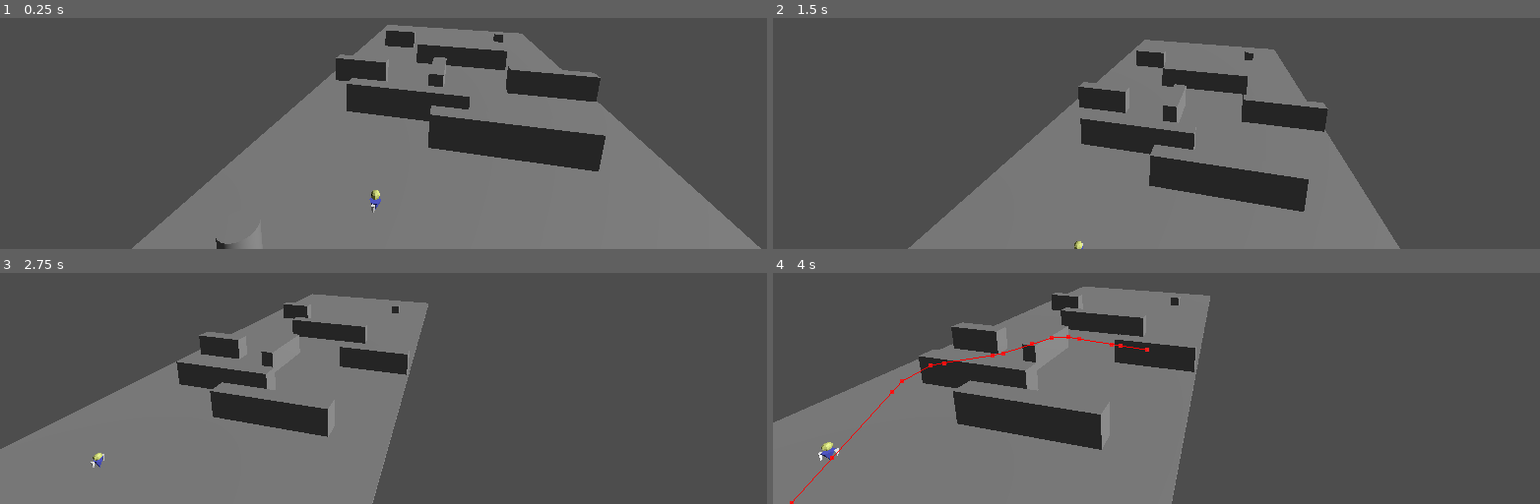
Above: before the commit, frames 1-4 (two rows, left to right).
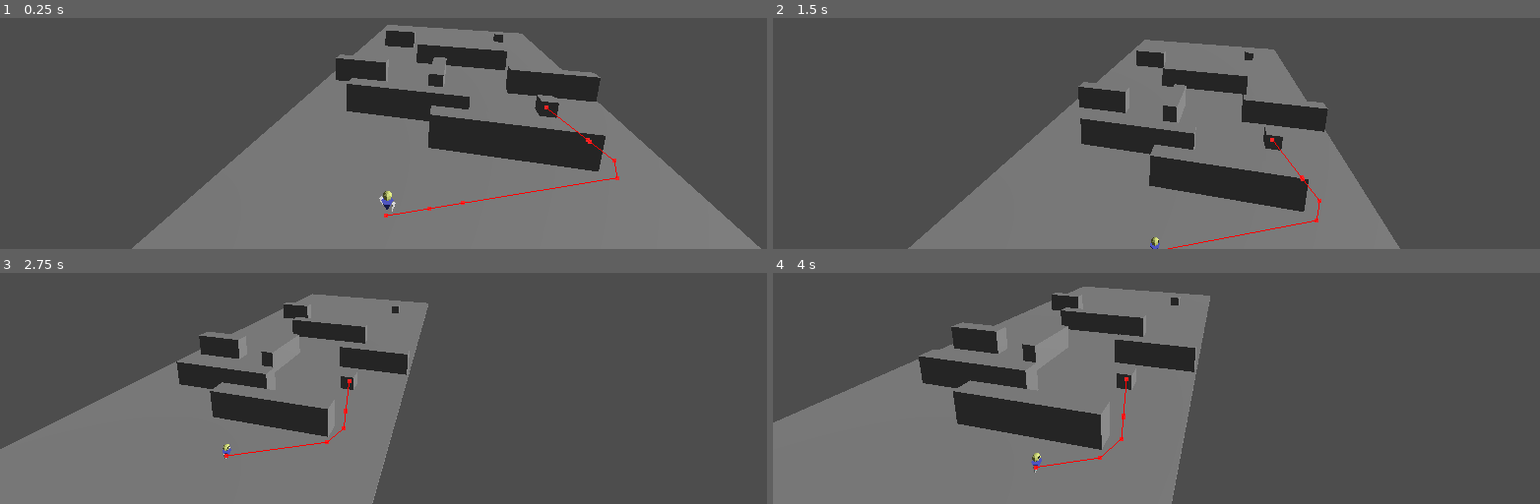
Above: after the commit, the same moments.

Repository: TimurBysky/GOAP-Test
Game: Godot game, scene res://board.tscn
Two runs of this game, one before a commit and one after it. Both use one fixed random seed, a clock stepped at 60 frames per second and the inputs below.
Inputs (mouse positions are in pixels of both pictures, inside the frame that each line leads up to):
- Up to frame 1 (0.25 s): no input
- Up to frame 2 (1.5 s): move the mouse to (outside the picture) at 0.52 s; hold D 0.53-1.28 s; hold E 0.53-1.28 s; click (outside the picture) at 0.67 s; move the mouse to (1010, 50) at 1.27 s; hold S from 1.28 s (still down); tap Q at 1.35 s
- Up to frame 3 (2.75 s): move the mouse to (outside the picture) at 2.02 s; release S at 2.03 s; hold D from 2.03 s (still down); hold Shift from 2.03 s (still down)
- Up to frame 4 (4 s): move the mouse to (1125, 372) at 2.77 s; release D at 2.78 s; release Shift at 2.78 s; hold W 2.78-3.53 s; tap E at 2.85 s; click (1125, 372) at 2.92 s; move the mouse to (1401, 349) at 3.52 s; hold A from 3.53 s (still down); hold Q from 3.53 s (still down)

The runs differ from the first frame. In frame 1, 0.7% of the frame differs, in the area x 28-81%, y 33-100%; in frame 2, 0.4%; in frame 3, 0.3%; in frame 4, 0.7%, in the area x 2-50%, y 26-100%.
Error before the commit: Invalid call. Nonexistent function 'get_clazz' in base 'Nil'. (res://goap/action_planner.gd:24)

Commit message:
Рабочий GOAP!

Diff:
--- a/board.tscn
+++ b/board.tscn
@@ -13,7 +13,7 @@
 polygons = [PackedInt32Array(2, 1, 0), PackedInt32Array(0, 3, 2), PackedInt32Array(2, 3, 4), PackedInt32Array(4, 3, 5), …(1719 unchanged characters)…
 agent_radius = 0.7
 
-[node name="Board" type="Node3D"]
+[node name="Board" type="Node3D" groups=["deliveryPoint"]]
 
 [node name="WorldEnvironment" type="WorldEnvironment" parent="."]
 environment = SubResource("Environment_4mug4")
@@ -75,5 +75,8 @@
 [node name="Box" parent="." groups=["boxes"] instance=ExtResource("4_jqgjh")]
 transform = Transform3D(1, 0, 0, 0, 1, 0, 0, 0, 1, 29.7118, 0.114183, 9.3787)
 
+[node name="Box2" parent="." groups=["boxes"] instance=ExtResource("4_jqgjh")]
+transform = Transform3D(1, 0, 0, 0, 1, 0, 0, 0, 1, 10.3306, 0.114183, 9.3787)
+
 [node name="DeliveryPoint" parent="." groups=["deliveryPoint"] instance=ExtResource("5_vf5bc")]
-transform = Transform3D(1, 0, 0, 0, 1, 0, 0, 0, 1, -3, 1, -2)
+transform = Transform3D(1, 0, 0, 0, 1, 0, 0, 0, 1, -3, 1, 6.33878)
--- a/goap/action_planner.gd
+++ b/goap/action_planner.gd
@@ -22,7 +22,7 @@
 #
 func get_plan(goal: GoapGoal, blackboard = {}) -> Array:
 	print("Goal: %s" % goal.get_clazz())
-	#WorldState.console_message("Goal: %s" % goal.get_clazz())
+	WorldState.console_message("Goal: %s" % goal.get_clazz())
 	var desired_state = goal.get_desired_state().duplicate()
 
 	if desired_state.is_empty():
--- a/goap/actions/get_box.gd
+++ b/goap/actions/get_box.gd
@@ -4,7 +4,10 @@
 
 func get_clazz(): return "GetBoxAction"
 
-func get_predictions()->Dictionary:
+func is_valid():
+	return WorldState.get_elements("boxes").size() > 0
+
+func get_preconditions()->Dictionary:
 	return {}
 
 func get_effects()->Dictionary:
@@ -22,8 +25,8 @@
 	var closest_box = WorldState.get_closest_element("boxes", actor)
 
 	if closest_box:
-		if closest_box.position.distance_to(actor.position) < 10:
+		if actor.has_box:
 			return true
 		else:
-			actor.set_movement_target(closest_box)
+			actor.set_movement_target(closest_box.position)
 	return false
--- a/goap/actions/move_box.gd
+++ b/goap/actions/move_box.gd
@@ -4,8 +4,10 @@
 
 func get_clazz(): return "MoveBoxAction"
 
-func get_predictions()->Dictionary:
-	return {}
+func get_preconditions()->Dictionary:
+	return {
+		"have_box": true
+	}
 
 func get_effects()->Dictionary:
 	return {
@@ -20,8 +22,8 @@
 	var delivery_point = WorldState.get_closest_element("deliveryPoint", actor)
 
 	if delivery_point:
-		if delivery_point.position.distance_to(actor.position) < 10:
+		if actor.isBoxDelivered:
 			return true
 		else:
-			actor.set_movement_target(delivery_point)
+			actor.set_movement_target(delivery_point.position)
 	return false
--- a/goap/goals/deliver_box.gd
+++ b/goap/goals/deliver_box.gd
@@ -5,7 +5,7 @@
 func get_clazz(): return "DeliverBoxGoal"
 
 func is_valid()->bool:
-	return WorldState.get_state("have_box", false)
+	return !WorldState.get_state("box_deliverd", false)
 
 func priority()->int:
 	return 2
--- a/goap/world/world_state.gd
+++ b/goap/world/world_state.gd
@@ -35,6 +35,7 @@
 
 
 func console_message(object):
-	var console = get_tree().get_nodes_in_group("console")[0] as TextEdit
-	console.text += "\n%s" % str(object)
-	console.set_caret_line(console.get_line_count())
+#	var console = get_tree().get_nodes_in_group("console")[0] as TextEdit
+	#console.text += "\n%s" % str(object)
+	#console.set_caret_line(console.get_line_count())
+	return
--- a/simple_agent.gd
+++ b/simple_agent.gd
@@ -24,12 +24,22 @@
 		DeliverBoxGoal.new()
 	])
 
+	var _goals = agent._goals
+	for goals in _goals:
+		print("Goal is: ", goals.get_clazz())
+
 	add_child(agent)
 
 func taked_something(body: Node3D):
 	if body.is_in_group("boxes"):
 		has_box = true
 		box = body
+		WorldState.set_state("has_box", true)
+	if body.is_in_group("deliveryPoint"):
+		isBoxDelivered = true
+		box.queue_free()
+		WorldState.set_state("has_box", false)
+		WorldState.set_state("box_deliverd", true)
 
 
 #Логика движения
